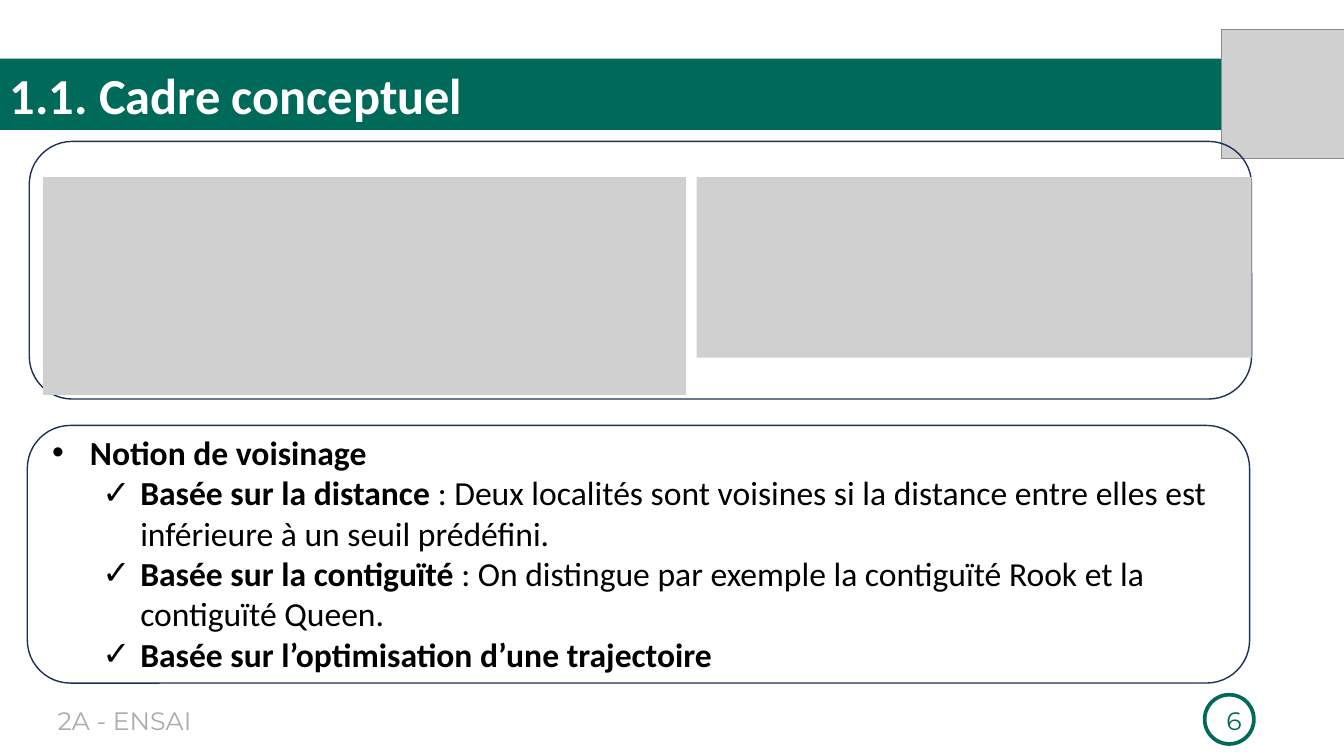
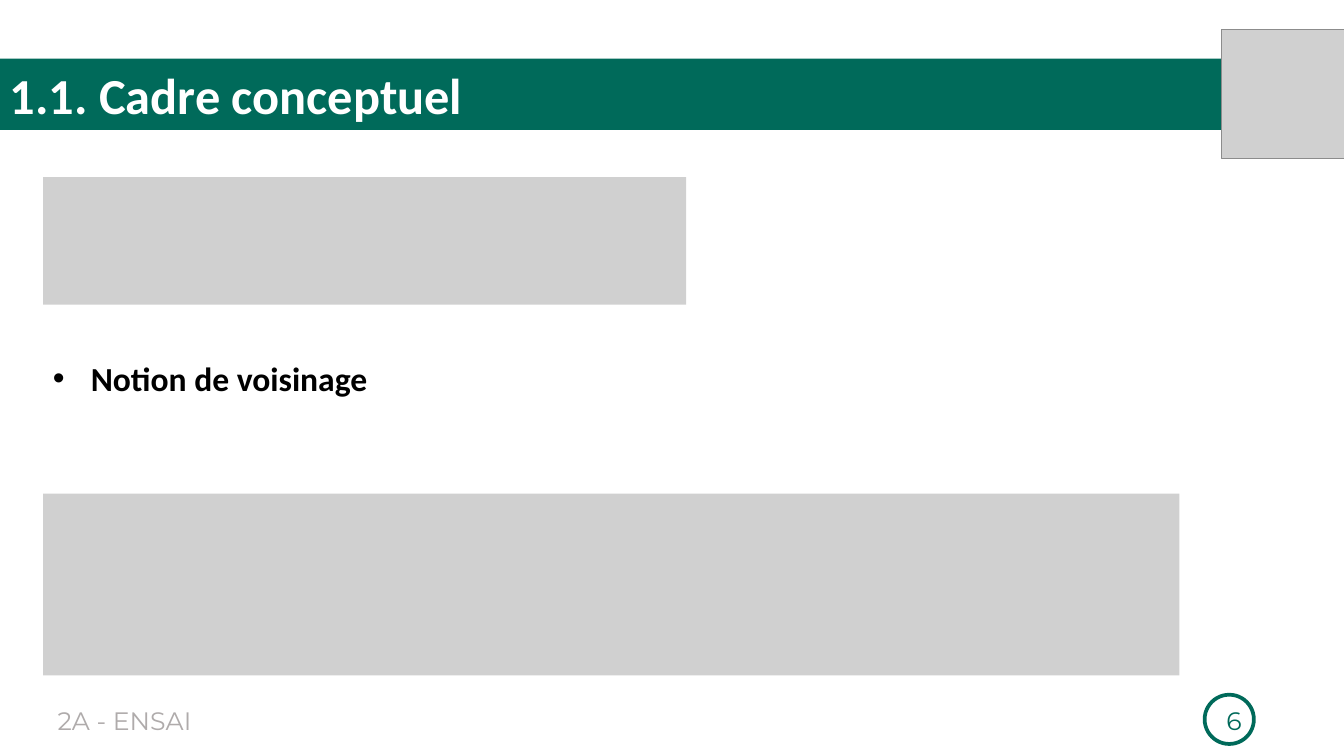
Before and after one commit to Richard-GOZAN/Projet-Stat-2A-Ensai, a slide deck: slide 6 of Présentation/Soutenance_Groupe25.pptx. Drawn at 1344x756 pixels with LibreOffice and Linux fonts; fonts in the diff are those of the drawing; grey boxes stand for pictures. Boxes give left, top, right and bottom in pixels: in the first picture for what was removed or moved away, otherwise in the second. Text is boxed around its words. In the diff, an @@ line names an element or a change of style, - is before the commit and + after.

```diff
--- a/Présentation/Soutenance_Groupe25.pptx
+++ b/Présentation/Soutenance_Groupe25.pptx
@@ rounded rectangle removed at box(29, 141, 1252, 399) @@
@@ picture: place and size @@
-picture at box(43, 177, 687, 395)
+picture at box(43, 177, 687, 304)
@@ picture removed at box(697, 177, 1252, 358) @@
@@ text "Notion de voisinage": place and size @@
-text "Notion de voisinage" at box(90, 441, 1206, 673)
+text "Notion de voisinage" at box(91, 367, 368, 397)
@@ rounded rectangle removed at box(27, 425, 1250, 684) @@
@@ picture added at box(43, 494, 1180, 677) @@
@@ text at box(140, 481, 1206, 673): paragraphs removed @@
-  ✓ Basée sur la distance : Deux localités sont voisines si la distance entre elles est inférieure à un seuil prédéfini.
-  ✓ Basée sur la contiguïté : On distingue par exemple la contiguïté Rook et la contiguïté Queen.
-  ✓ Basée sur l’optimisation d’une trajectoire
```
Also in this commit, not shown: 7 other slides changed, 3 slides removed.
